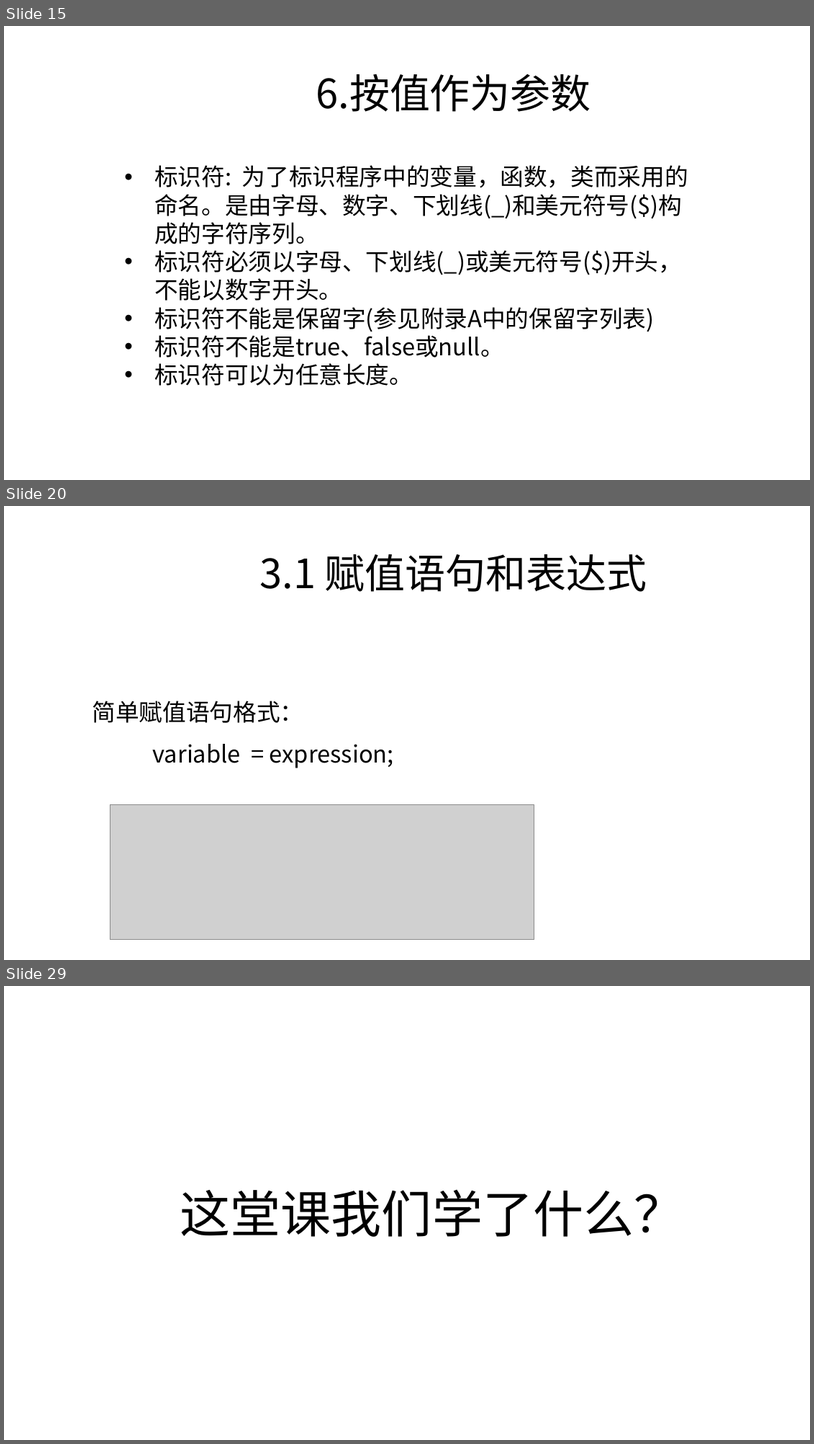
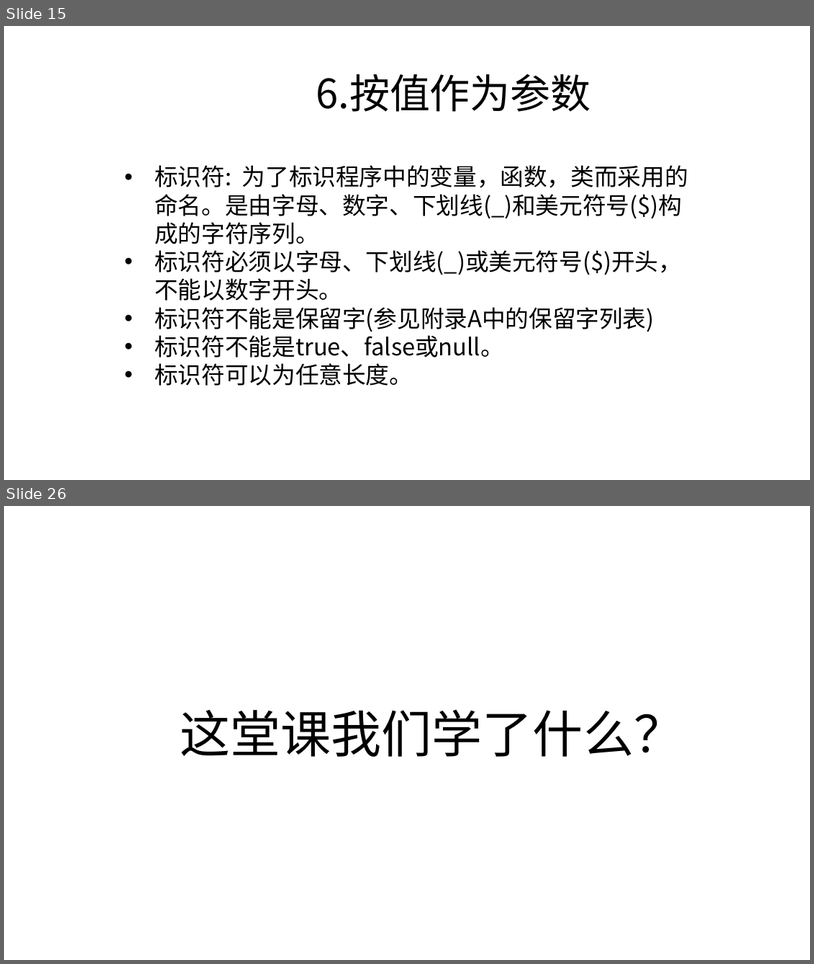
Before and after one commit to zjyesir/hmc_java_1, a slide deck: ppt/2.3 方法.pptx. Shown one above the other, each under a label of ours: slides 15, 20 and 29 before the commit, slides 15 and 26 after it; the slides between them are not shown. The pictures are 814x1444 and 814x964 pixels, drawn with LibreOffice and Linux fonts; fonts in the diff are those of the drawing; grey boxes stand for pictures; background and template pictures are left out. Boxes give left, top, right and bottom in pixels: in the first picture for what was removed or moved away, otherwise in the second. Text is boxed around its words. In the diff, an @@ line names an element or a change of style, - is before the commit and + after.

```diff
--- a/ppt/2.3 方法.pptx
+++ b/ppt/2.3 方法.pptx
@@ slide 20 removed at <box>4,506,810,960</box>, background picture (left out) @@
@@ text removed at <box>260,554,648,592</box> @@
-3.1 赋值语句和表达式
@@ text removed at <box>93,700,394,768</box> @@
-简单赋值语句格式：
-variable = expression;
@@ picture removed at <box>110,805,534,939</box> @@
@@ what was slide 29 is now slide 26 @@
```
Also in this commit, not shown: 2 slides changed, 11 slides added, 13 other slides removed, 2 other files.
